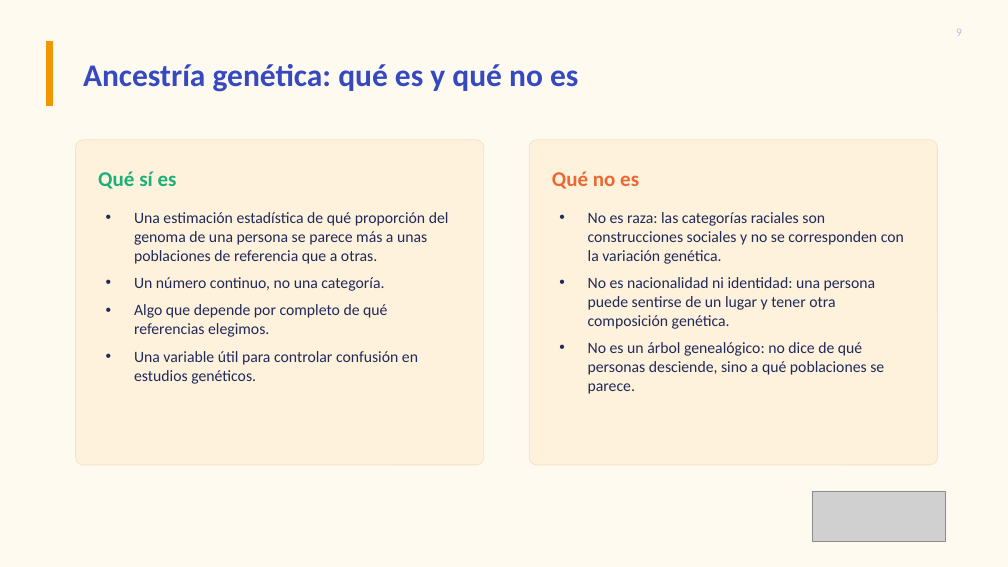
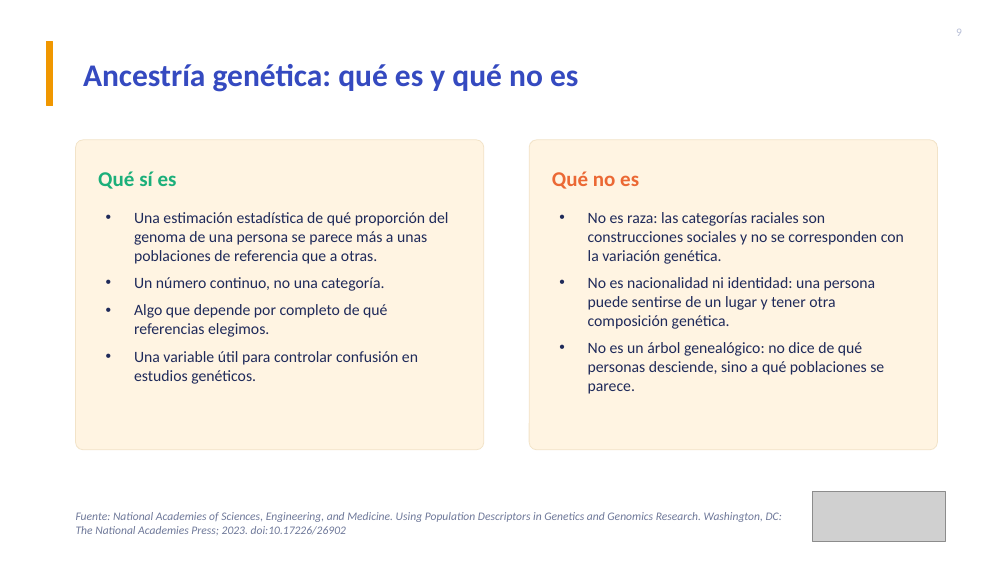
Before and after one commit to YTZ27/curso-ancestria, a slide deck: slide 9 of teoria/Modulo_1_Fundamentos.pptx. Drawn at 1008x567 pixels with LibreOffice and Linux fonts; fonts in the diff are those of the drawing; grey boxes stand for pictures. Boxes give left, top, right and bottom in pixels: in the first picture for what was removed or moved away, otherwise in the second. Text is boxed around its words. In the diff, an @@ line names an element or a change of style, - is before the commit and + after.

```diff
--- a/teoria/Modulo_1_Fundamentos.pptx
+++ b/teoria/Modulo_1_Fundamentos.pptx
@@ background #FFFAF0 to #FFFFFF @@
@@ rounded rectangle: place and size @@
-rounded rectangle at (76, 140, 484, 465)
+rounded rectangle at (76, 140, 484, 450)
@@ rounded rectangle at (76, 140, 484, 450): fill #FFF2DC to #FFF4E2; proportions changed @@
@@ rounded rectangle at (529, 140, 938, 450): fill #FFF2DC to #FFF4E2; proportions changed @@
@@ rounded rectangle: place and size @@
-rounded rectangle at (529, 140, 938, 465)
+rounded rectangle at (529, 140, 938, 450)
@@ text added at (76, 512, 782, 535), 11 pt, text #6E7899, italic @@
+Fuente: National Academies of Sciences, Engineering, and Medicine. Using Population Descriptors in Genetics and Genomics Research. Washington, DC: The National Academies Press; 2023. doi:10.17226/26902
```
Also in this commit, not shown: 10 other slides changed, 2 slides added, 3 other files.
